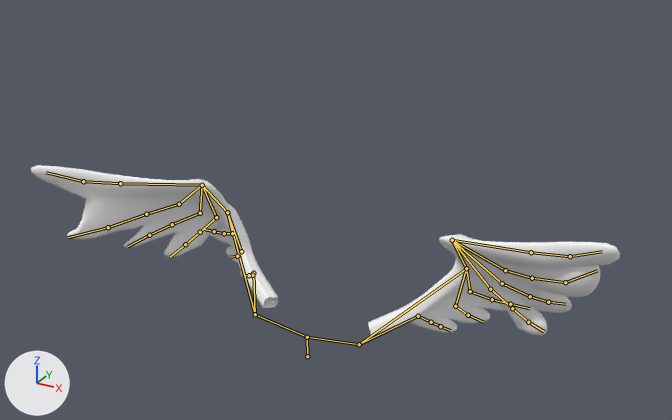
An edit to the glTF model static/datas/wings2.glb, drawn before and after from the same camera.
Both versions are drawn from a camera (50 mm lens) standing at (295.0, -494.0, 367.0) and looking at (10.0, 25.0, 108.0). Arrows for +X, +Y and +Z are at lower left; the lights stay in place. Both versions are drawn at frame 39 of the action 'ArmatureAction'; the numbers are the values there. The bones that bend it are drawn over the model as lines.

Objects in the first picture: 'AngelWingRight'.
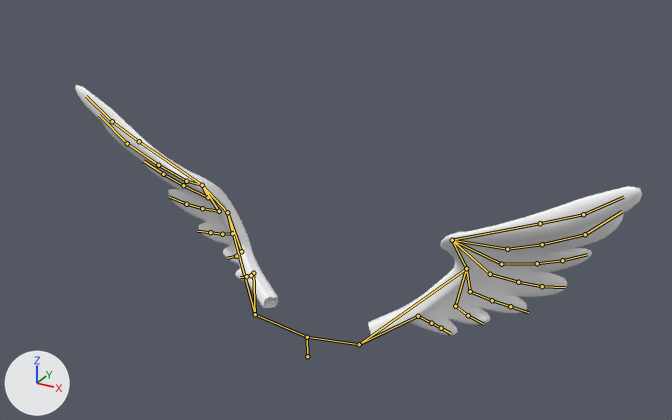
What differs and where, as boxes [x1, y1, x2, y2] in the pictures (672 x 420 px):
'AngelWingRight', posed (46% taller)
    before: [31, 165, 620, 339]
    after: [76, 85, 642, 339]
bone 'Bone.004', root to tip
    before: (202, 185) to (120, 183)
    after: (202, 185) to (139, 141)
bone 'Bone.006', root to tip
    before: (83, 181) to (46, 172)
    after: (112, 121) to (86, 96)
bone 'Bone.007', root to tip
    before: (202, 185) to (179, 204)
    after: (202, 185) to (186, 181)
bone 'Bone.008', root to tip
    before: (179, 204) to (146, 214)
    after: (186, 181) to (158, 165)
bone 'Bone.009', root to tip
    before: (146, 214) to (108, 227)
    after: (158, 165) to (127, 143)
bone 'Bone.010', root to tip
    before: (108, 227) to (68, 237)
    after: (127, 143) to (99, 115)
bone 'Bone.011', root to tip
    before: (202, 185) to (200, 213)
    after: (202, 185) to (208, 197)
bone 'Bone.012', root to tip
    before: (200, 213) to (172, 224)
    after: (208, 197) to (183, 185)
bone 'Bone.013', root to tip
    before: (172, 224) to (149, 235)
    after: (183, 185) to (163, 174)
bone 'Bone.014', root to tip
    before: (149, 235) to (127, 246)
    after: (163, 174) to (143, 161)
bone 'Bone.015', root to tip
    before: (202, 185) to (216, 217)
    after: (202, 185) to (219, 211)
bone 'Bone.016', root to tip
    before: (216, 217) to (200, 232)
    after: (219, 211) to (202, 208)
bone 'Bone.017', root to tip
    before: (200, 232) to (185, 244)
    after: (202, 208) to (186, 204)
bone 'Bone.018', root to tip
    before: (185, 244) to (170, 257)
    after: (186, 204) to (169, 197)
bone 'Bone.020', root to tip
    before: (232, 233) to (224, 233)
    after: (232, 233) to (222, 234)
bone 'Bone.021', root to tip
    before: (224, 233) to (214, 231)
    after: (222, 234) to (210, 232)
bone 'Bone.024', root to tip
    before: (241, 251) to (237, 256)
    after: (241, 251) to (236, 256)
bone 'Bone.027', root to tip
    before: (253, 273) to (252, 275)
    after: (253, 273) to (251, 275)
bone 'Bone.029', root to tip
    before: (249, 275) to (244, 275)
    after: (246, 276) to (240, 277)
bone 'Bone.033', root to tip
    before: (452, 240) to (531, 252)
    after: (452, 240) to (540, 223)
bone 'Bone.034', root to tip
    before: (531, 252) to (570, 256)
    after: (540, 223) to (583, 214)
bone 'Bone.035', root to tip
    before: (570, 256) to (602, 251)
    after: (583, 214) to (623, 197)
bone 'Bone.036', root to tip
    before: (452, 240) to (505, 270)
    after: (452, 240) to (507, 249)
bone 'Bone.037', root to tip
    before: (505, 270) to (532, 278)
    after: (507, 249) to (542, 244)
bone 'Bone.038', root to tip
    before: (532, 278) to (565, 282)
    after: (542, 244) to (585, 234)
bone 'Bone.040', root to tip
    before: (452, 240) to (502, 283)
    after: (452, 240) to (501, 264)
bone 'Bone.041', root to tip
    before: (502, 283) to (530, 296)
    after: (501, 264) to (537, 263)
bone 'Bone.042', root to tip
    before: (530, 296) to (548, 302)
    after: (537, 263) to (562, 260)
bone 'Bone.044', root to tip
    before: (452, 240) to (490, 289)
    after: (452, 240) to (490, 274)
bone 'Bone.045', root to tip
    before: (490, 289) to (512, 308)
    after: (490, 274) to (518, 282)
bone 'Bone.046', root to tip
    before: (512, 308) to (528, 322)
    after: (518, 282) to (542, 286)
bone 'Bone.049', root to tip
    before: (470, 291) to (492, 299)
    after: (470, 291) to (492, 300)
bone 'Bone.051', root to tip
    before: (510, 304) to (529, 308)
    after: (510, 306) to (528, 312)
bone 'Bone.054', root to tip
    before: (468, 315) to (483, 322)
    after: (468, 315) to (483, 324)
bone 'Bone.056', root to tip
    before: (418, 316) to (431, 322)
    after: (418, 316) to (431, 323)
bone 'Bone.058', root to tip
    before: (440, 326) to (450, 330)
    after: (441, 328) to (450, 333)

What the commit changed:
Bone 'Bone.003' (bone_bone_003) turns from (-1, 39, 0) to (-1, 3, 0) degrees about its own x, y and z.
Bone 'Bone.004' (bone_bone_004) turns from (-2, 0, 11) to (-1, 3, 10) degrees about its own x, y and z.
Bone 'Bone.006' (bone_bone_006) turns from (1, 3, 11) to (1, 5, 9) degrees about its own x, y and z.
Bone 'Bone.007' (bone_bone_007) turns from (-3, -11, 5) to (-1, -3, 7) degrees about its own x, y and z.
Bone 'Bone.008' (bone_bone_008) turns from (-8, -1, 10) to (-2, 0, 3) degrees about its own x, y and z.
Bone 'Bone.009' (bone_bone_009) turns from (-8, -1, 10) to (-1, 3, 7) degrees about its own x, y and z.
Bone 'Bone.010' (bone_bone_010) turns from (-7, 2, 10) to (0, 4, 6) degrees about its own x, y and z.
Bone 'Bone.011' (bone_bone_011) turns from (0, -13, 1) to (0, -3, 1) degrees about its own x, y and z.
Bone 'Bone.012' (bone_bone_012) turns from (-7, -4, 10) to (-1, 1, 7) degrees about its own x, y and z.
Bone 'Bone.013' (bone_bone_013) turns from (-8, -1, 10) to (0, 2, 7) degrees about its own x, y and z.
Bone 'Bone.014' (bone_bone_014) turns from (-7, -1, 10) to (0, 3, 7) degrees about its own x, y and z.
Bone 'Bone.015' (bone_bone_015) turns from (2, -12, -2) to (0, -3, 0) degrees about its own x, y and z.
Bone 'Bone.016' (bone_bone_016) turns from (-6, -9, 7) to (-1, -2, 7) degrees about its own x, y and z.
Bone 'Bone.017' (bone_bone_017) turns from (-7, -6, 9) to (0, -1, 7) degrees about its own x, y and z.
Bone 'Bone.018' (bone_bone_018) turns from (-6, -5, 10) to (0, 1, 7) degrees about its own x, y and z.
Bone 'Bone.020' (bone_bone_020) turns from (-1, -2, 2) to (-1, -3, 7) degrees about its own x, y and z.
Bone 'Bone.021' (bone_bone_021) turns from (-1, -2, 2) to (-1, -2, 7) degrees about its own x, y and z.
Bone 'Bone.024' (bone_bone_024) turns from (-1, -3, 1) to (-1, -5, 5) degrees about its own x, y and z.
Bone 'Bone.027' (bone_bone_027) turns from (-1, -3, 1) to (-1, -5, 6) degrees about its own x, y and z.
Bone 'Bone.029' (bone_bone_029) turns from (-1, -3, 2) to (-1, -3, 7) degrees about its own x, y and z.
Bone 'Bone.032' (bone_bone_032) turns from (-1, -23, 0) to (0, -3, 0) degrees about its own x, y and z.
Bone 'Bone.033' (bone_bone_033) turns from (10, 0, 4) to (9, -3, 1) degrees about its own x, y and z.
Bone 'Bone.034' (bone_bone_034) turns from (11, 1, 0) to (8, -2, -3) degrees about its own x, y and z.
Bone 'Bone.035' (bone_bone_035) turns from (11, -2, 2) to (8, -4, -2) degrees about its own x, y and z.
Bone 'Bone.036' (bone_bone_036) turns from (-4, 1, -10) to (-1, 2, -2) degrees about its own x, y and z.
Bone 'Bone.037' (bone_bone_037) turns from (5, -7, 7) to (4, -3, 4) degrees about its own x, y and z.
Bone 'Bone.038' (bone_bone_038) turns from (6, -7, 4) to (5, -3, 2) degrees about its own x, y and z.
Bone 'Bone.040' (bone_bone_040) turns from (-6, 5, -8) to (-1, 3, -1) degrees about its own x, y and z.
Bone 'Bone.041' (bone_bone_041) turns from (10, -4, -1) to (6, -1, -1) degrees about its own x, y and z.
Bone 'Bone.042' (bone_bone_042) turns from (7, -6, 5) to (5, -2, 3) degrees about its own x, y and z.
Bone 'Bone.044' (bone_bone_044) turns from (-5, 7, -7) to (0, 3, 0) degrees about its own x, y and z.
Bone 'Bone.045' (bone_bone_045) turns from (-2, 0, -10) to (-2, 1, -6) degrees about its own x, y and z.
Bone 'Bone.046' (bone_bone_046) turns from (7, -2, -8) to (4, 1, -5) degrees about its own x, y and z.
Bone 'Bone.049' (bone_bone_049) turns from (-2, 2, -1) to (-5, 3, -3) degrees about its own x, y and z.
Bone 'Bone.051' (bone_bone_051) turns from (-1, 2, -2) to (0, 1, -6) degrees about its own x, y and z.
Bone 'Bone.054' (bone_bone_054) turns from (-2, 2, 0) to (-5, 3, -2) degrees about its own x, y and z.
Bone 'Bone.056' (bone_bone_056) turns from (-1, 3, 0) to (-4, 4, -3) degrees about its own x, y and z.
Bone 'Bone.058' (bone_bone_058) turns from (-2, 2, 0) to (-5, 3, -3) degrees about its own x, y and z.
